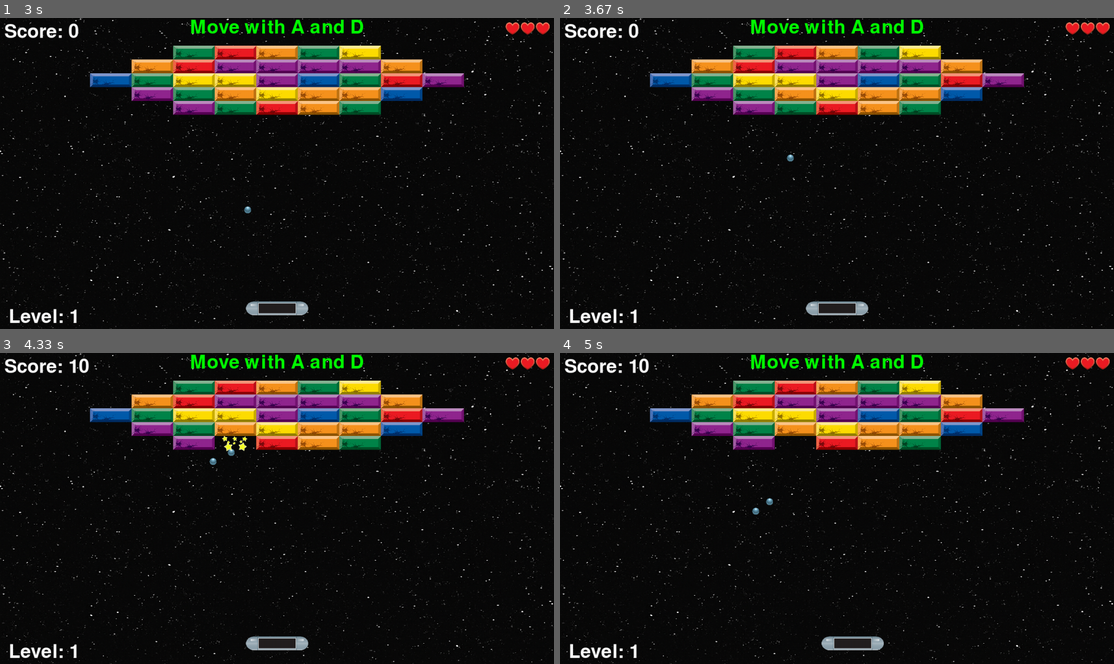
Above: before the commit, frames 1-4 (two rows, left to right).
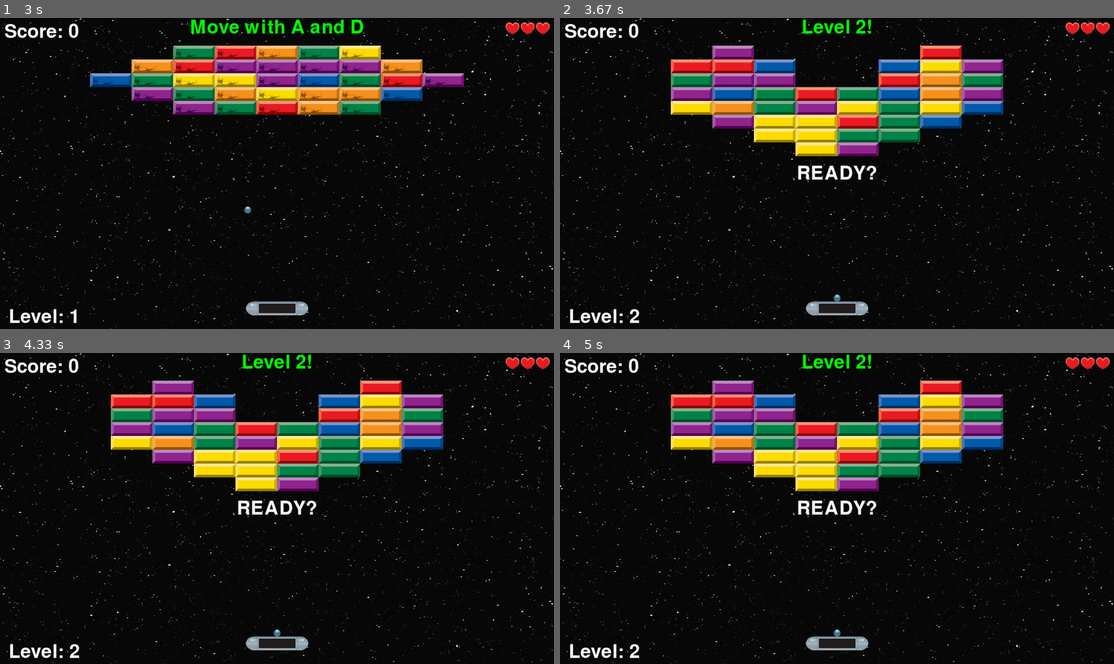
Above: after the commit, the same moments.

Repository: informaticascw/arcade
Game: pygame game, started from src/games/2425-v4in2-gees-game-tim-fabian-main/main.py
The game is run twice, just before and just after one commit, with the same random seed, the same clock (stepped at 60 frames per second) and the same inputs.
Inputs:
- Up to frame 1 (3 s): tap Q at 0.33 s
- Up to frame 2 (3.67 s): tap 4 at 3.23 s; tap 3 at 3.57 s
- Up to frame 3 (4.33 s): no input
- Up to frame 4 (5 s): hold D from 4.9 s (still down)

Frame 1 is identical in both runs. In frame 2, 18% of the frame differs, in the area x 12-84%, y 0-99%; in frame 3, 18%; in frame 4, 18%.

Commit message:
update game tim fabian

Diff:
--- a/src/games/2425-v4in2-gees-game-tim-fabian-main/main.py
+++ b/src/games/2425-v4in2-gees-game-tim-fabian-main/main.py
@@ -36,7 +36,7 @@
         screen.blit(heart_img, (SCREEN_WIDTH - (42 + (i * 35)), 10)) # draw on the right side of the screen, every next 35px left of it
 
 def initialiseBreakoutgameVariables(level: int, newlives: int = 3): # resets all the variables
-   global balls, paddle_steer, paddle_x, paddle_y, bricks_an …(311 unchanged characters)… yer_score, score_multiplier, game_status
+   global balls, paddle_steer, paddle_x, paddle_y, bricks_an …(311 unchanged characters)… yer_score, score_multiplier, game_status, cheats_used
    paddle_width = PADDLE_MEDIUM_WIDTH  # Reset to original width
    paddle_img = paddle_medium_img
    paddle_steer = 12                             # how much you can steer the ball with your paddle
@@ -87,13 +87,12 @@
    lives = newlives # resets lives, 3 is standard
    button_cooldown_timer = 0 # timer reset because we now are in breakout
 
-   if level == 1: # only reset the score if we go to level 1
+   score_multiplier = 1 # we reset the score multiplier every level so it doesn't get to big
+   if level == 1 or game_status == 8:  # only reset if we are in level selection screen or on level 1, this is also reset when we go to two player so the game isn't confused that we have singleplayer_score in twoplayer
+      cheats_used = False # when you use cheats you can't upload to highscore
+      singleplayer_score = 0
       player1_score = 0
       player2_score = 0
-
-   score_multiplier = 1 # we reset the score multiplier every level so it doesn't get to big
-   if level == 1 or game_status == 8:  # only reset if we are in level selection screen or on level 1, this is also reset when we go to two player so the game isn't confused that we have singleplayer_score in twoplayer
-      singleplayer_score = 0
 
 def makeBricks(level):
    global bricks, levels, two_player_mode # global var so it will update over the whole code
@@ -865,14 +864,16 @@
          # debug controls
          #
          # press 1 to skip the level
-         if keys[pygame.K_1] : # key 1 is down
+         if keys[pygame.K_3] : # key 3 is down
             print("player skipped level: " + str(level)) # debug
+            cheats_used = True
             bricks = [] # makes bricks empty so the level is beaten
 
          # press 0 to spawn an extra ball
-         if keys[pygame.K_0] : # key 0 is down
+         if keys[pygame.K_4] : # key 4 is down
             if extra_ball_cooldown_timer == 0:
                print("player spawned a ball, number of balls is: " + str(len(balls))) # debug
+               cheats_used = True
                # spawn a ball
                balls.append({
                   "x": paddle_x + (paddle_width - BALL_WIDTH) // 2,
@@ -1415,7 +1416,7 @@
                highscore = int(highscorefile.read())
                highscorefile.close()
             highscore_checked = True
-            if singleplayer_score > highscore: # we put this in here so we can say 'no' to saving our highscore while not triggering this the whole time
+            if singleplayer_score > highscore and cheats_used == False: # we put this in here so we can say 'no' to saving our highscore while not triggering this the whole time
                add_highscore_mode = True
 
       if add_highscore_mode:
Not shown, changed: src/games/2425-v4in2-gees-game-tim-fabian-main/.devcontainer/devcontainer.json
